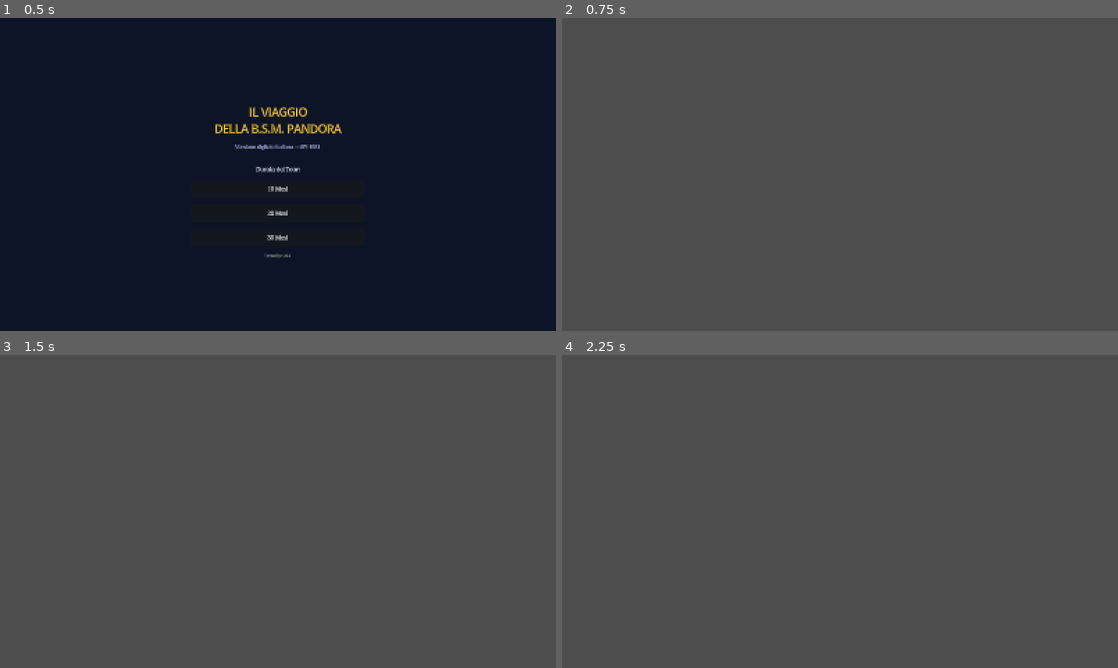
Above: before the commit, frames 1-4 (two rows, left to right).
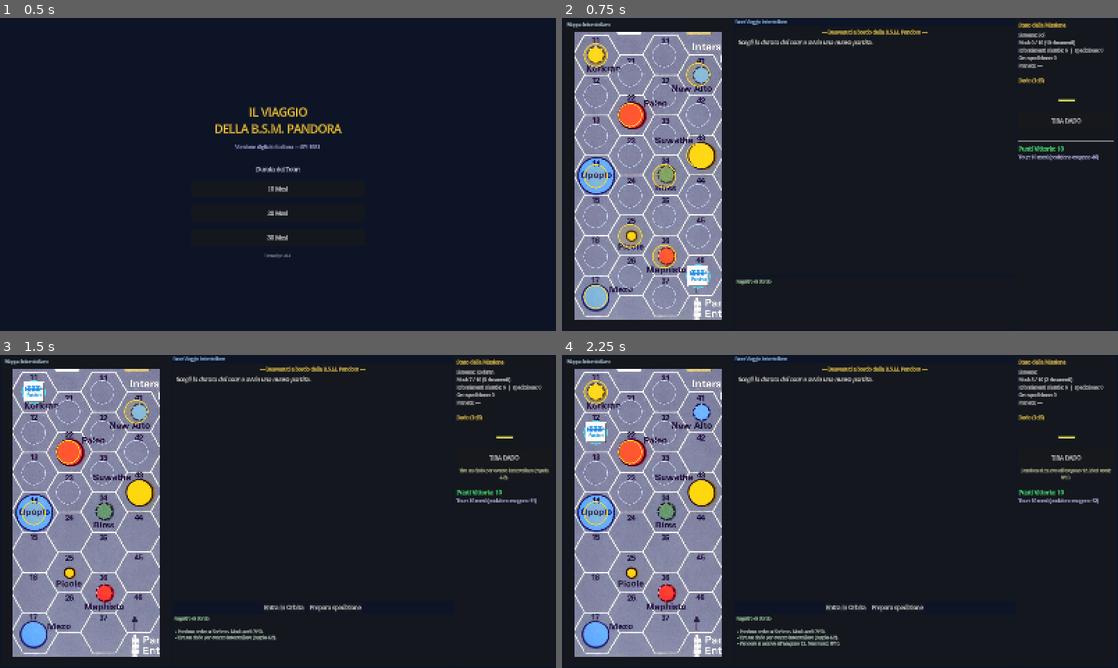
Above: after the commit, the same moments.

Repository: Tannoiser2/voyage-of-BSM-Pandora
Game: Godot game, scene res://scenes/Main.tscn
The game is run twice, just before and just after one commit, with the same random seed, the same clock (stepped at 60 frames per second) and the same inputs.
Inputs (mouse positions are in pixels of both pictures, inside the frame that each line leads up to):
- Up to frame 1 (0.5 s): no input
- Up to frame 2 (0.75 s): click "10 Mesi" at 0.5 s
- Up to frame 3 (1.5 s): click (33, 392) at 1.27 s
- Up to frame 4 (2.25 s): click (595, 433) at 2.02 s

Frame 1 is identical in both runs. In frame 2, 99% of the frame differs, in the area x 0-100%, y 0-100%; in frame 3, 99%; in frame 4, 99%.
Error before the commit: Parse Error: Cannot infer the type of "here_unexplored" variable because the value doesn't have a set type. (res://scripts/GameScreen.gd:574)

Commit message:
Fix crash all'avvio della partita: errore di parsing in GameScreen
Il gioco non caricava la schermata di gioco dopo il menu: una variabile con
inferenza di tipo := su un valore Variant (Dictionary.get) causava un errore
di parsing che impediva il caricamento dell'intero script GameScreen.gd.

L'errore non veniva intercettato dalla CI perche' l'esportazione impacchetta
gli script senza farne il parse completo: si manifestava solo a runtime al
caricamento della scena.

Risolto separando l'accesso al dizionario con tipo esplicito (bool).
Verificato eseguendo il progetto headless con Godot 4.4.1 (smoke test completo:
menu -> orbita -> preparazione -> sbarco -> movimento -> combattimento).

Diff:
--- a/godot/scripts/GameScreen.gd
+++ b/godot/scripts/GameScreen.gd
@@ -571,7 +571,8 @@
 	if btn_land: btn_land.visible = (phase == "orbit")
 	if btn_return: btn_return.visible = (phase == "expedition" or phase == "paragraph") and not in_combat
 	# "Esplora" appare quando l'esagono occupato non è ancora stato esplorato (es. atterraggio)
-	var here_unexplored := on_surface and not GameState.environ_grid.get(GameState.expedition_pos, {}).get("explored", true)
+	var here_explored: bool = GameState.environ_grid.get(GameState.expedition_pos, {}).get("explored", true)
+	var here_unexplored: bool = on_surface and not here_explored
 	if btn_explore: btn_explore.visible = (phase == "expedition") and not in_combat and here_unexplored
 	if btn_continue: btn_continue.visible = (phase == "paragraph") and not in_combat
 	if btn_kill: btn_kill.visible = in_combat
